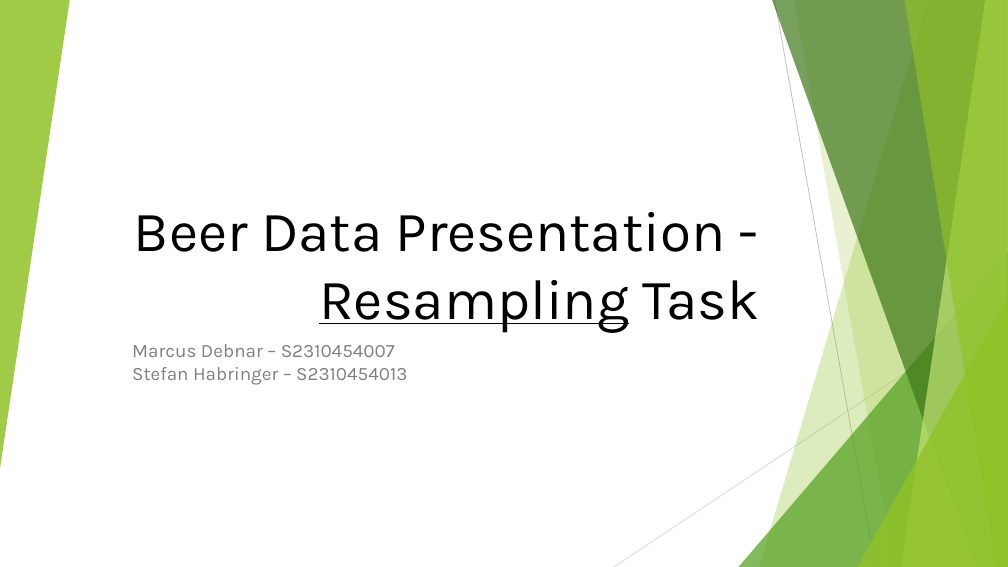
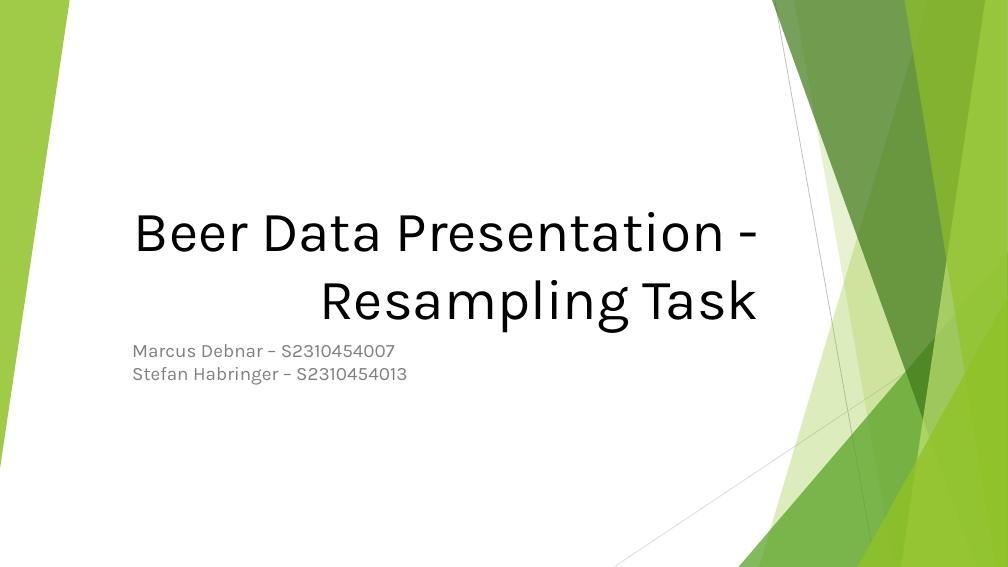
Before and after one commit to MaDe2101/DMLBeerProject, a slide deck: slide 1 of Documentation/Beer Data Presentation - Resampling Task.pptx. Drawn at 1008x567 pixels with LibreOffice and Linux fonts; fonts in the diff are those of the drawing. Boxes give left, top, right and bottom in pixels: in the first picture for what was removed or moved away, otherwise in the second. Text is boxed around its words. In the diff, an @@ line names an element or a change of style, - is before the commit and + after.

```diff
--- a/Documentation/Beer Data Presentation - Resampling Task.pptx
+++ b/Documentation/Beer Data Presentation - Resampling Task.pptx
@@ title "Beer Data Presentation - Resampling ..." at <box>134,212,759,333</box>: underline off in "Resampling" @@
```
Also in this commit, not shown: 6 other slides changed, 1 slide added.
